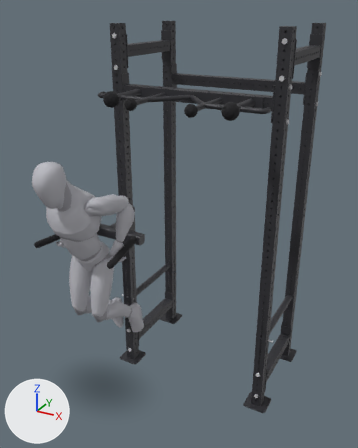
What one commit did to the glTF model app/src/main/assets/mannequins/dip.glb.
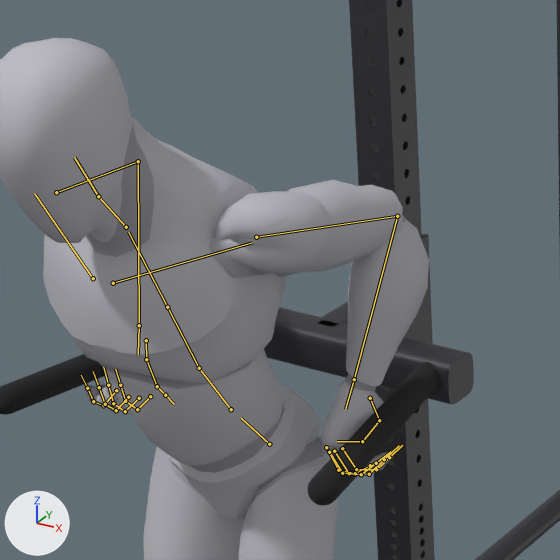
There are two pictures of each version: one whole from a 50 mm lens placed at (2.08, -2.5, 2.85), pointed at (0.47, 0.43, 1.38), one close up on the part from 10% to 46% of the width and 34% to 63% of the height. Arrows for +X, +Y and +Z are at lower left; the lights stay in place. The first two pictures are the older version. Both versions are drawn at frame 23 of the action 'lowering'; the numbers are the values there. The bones that change, and the others that lie on the model, are drawn over the model as lines in the close-ups.

The first close-up shows 'body', 'body_1', 'power_rack_20', 'power_rack_38', 'power_rack_72', 'power_rack_75', 'power_rack_76', 'power_rack_77', 'power_rack_78' and 3 more.
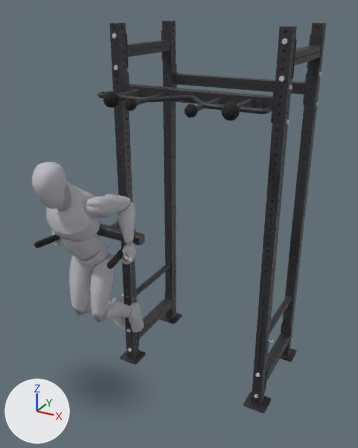
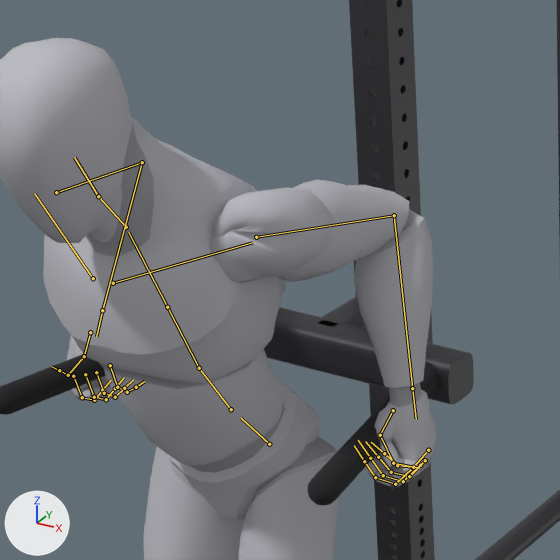
Changed parts and their boxes (x1, y1, x2, y2) in the close-ups (560 x 560 px):
'body', posed: before (0, 38, 429, 560); after (0, 38, 437, 560)
'body_1', posed (mostly hidden): before (86, 124, 406, 500); after (77, 124, 432, 500)
bone 'upperarm_l', root to tip: before (256, 237) to (397, 216); after (256, 237) to (394, 215)
bone 'lowerarm_l', root to tip: before (397, 216) to (354, 379); after (394, 215) to (412, 388)
bone 'upperarm_r', root to tip: before (56, 192) to (138, 161); after (56, 192) to (142, 162)
bone 'lowerarm_r', root to tip: before (138, 161) to (139, 325); after (142, 162) to (102, 310)

Patch to the scene script:
```diff
--- a/app/src/main/assets/mannequins/dip.glb.py
+++ b/app/src/main/assets/mannequins/dip.glb.py
@@ bone_upperarm_l @@
 bone_upperarm_l = bpy.data.objects['Armature'].pose.bones['upperarm_l']  # child of 'clavicle_l'
-bone_upperarm_l.rotation_quaternion = (0.654, -0.218, 0.414, -0.594)  # degrees (-54, 16, -93)
+bone_upperarm_l.rotation_quaternion = (0.709, -0.326, 0.287, -0.555)  # degrees (-51, 3, -77)
@@ bone_lowerarm_l @@
 bone_lowerarm_l = bpy.data.objects['Armature'].pose.bones['lowerarm_l']  # child of 'upperarm_l'
-bone_lowerarm_l.rotation_quaternion = (-0.141, -0.161, -0.642, -0.736)  # degrees (83, -3, 155)
+bone_lowerarm_l.rotation_quaternion = (-0.697, -0.683, 0.156, 0.153)  # degrees (89, -1, -25)
@@ bone_upperarm_r @@
 bone_upperarm_r = bpy.data.objects['Armature'].pose.bones['upperarm_r']  # child of 'clavicle_r'
-bone_upperarm_r.rotation_quaternion = (-0.654, 0.218, 0.414, -0.594)  # degrees (-54, -16, 93)
+bone_upperarm_r.rotation_quaternion = (-0.709, 0.326, 0.287, -0.555)  # degrees (-51, -3, 77)
@@ bone_lowerarm_r @@
 bone_lowerarm_r = bpy.data.objects['Armature'].pose.bones['lowerarm_r']  # child of 'upperarm_r'
-bone_lowerarm_r.rotation_quaternion = (-0.141, -0.161, 0.642, 0.736)  # degrees (83, 3, -155)
+bone_lowerarm_r.rotation_quaternion = (0.697, 0.683, 0.156, 0.153)  # degrees (89, 1, 25)
```
